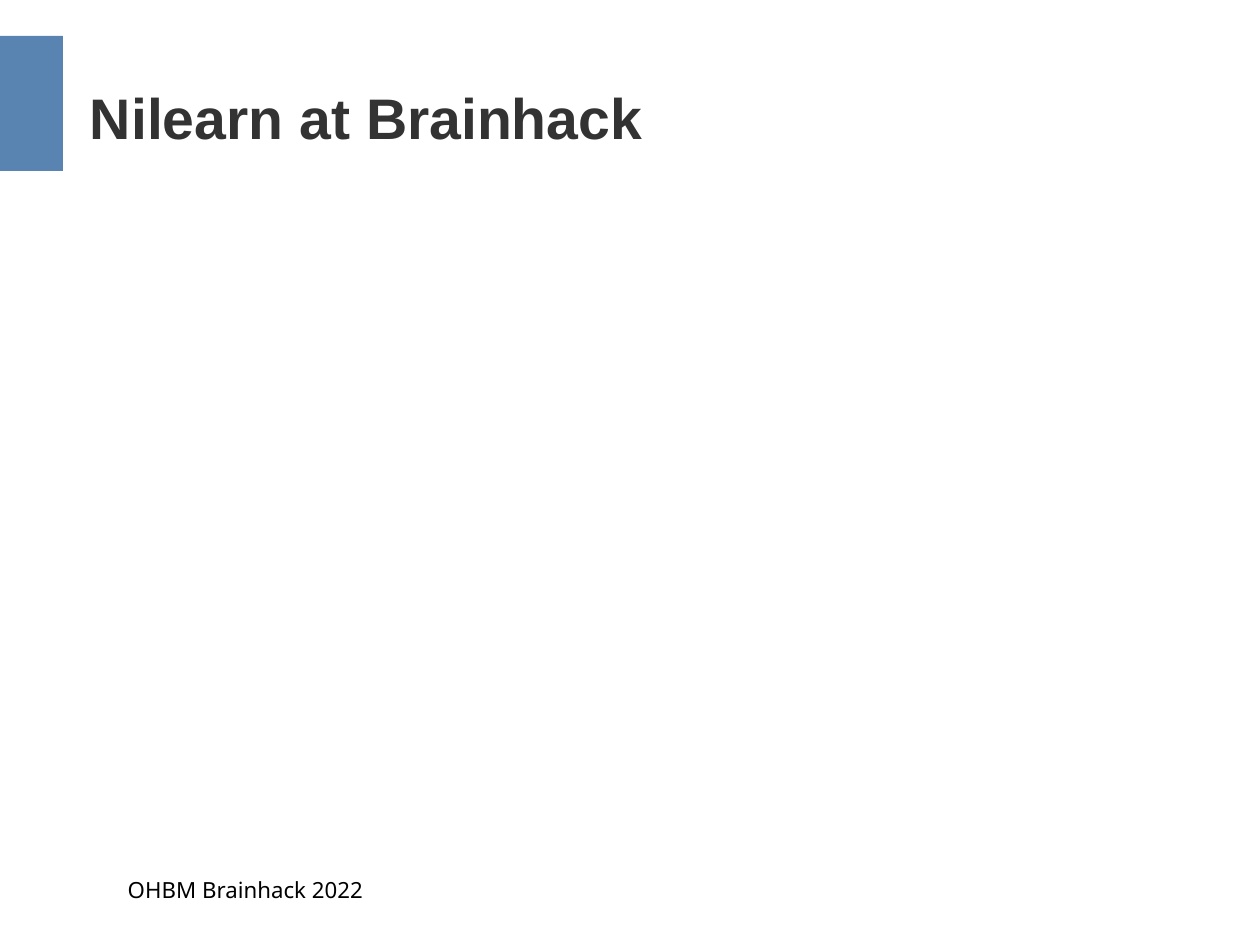
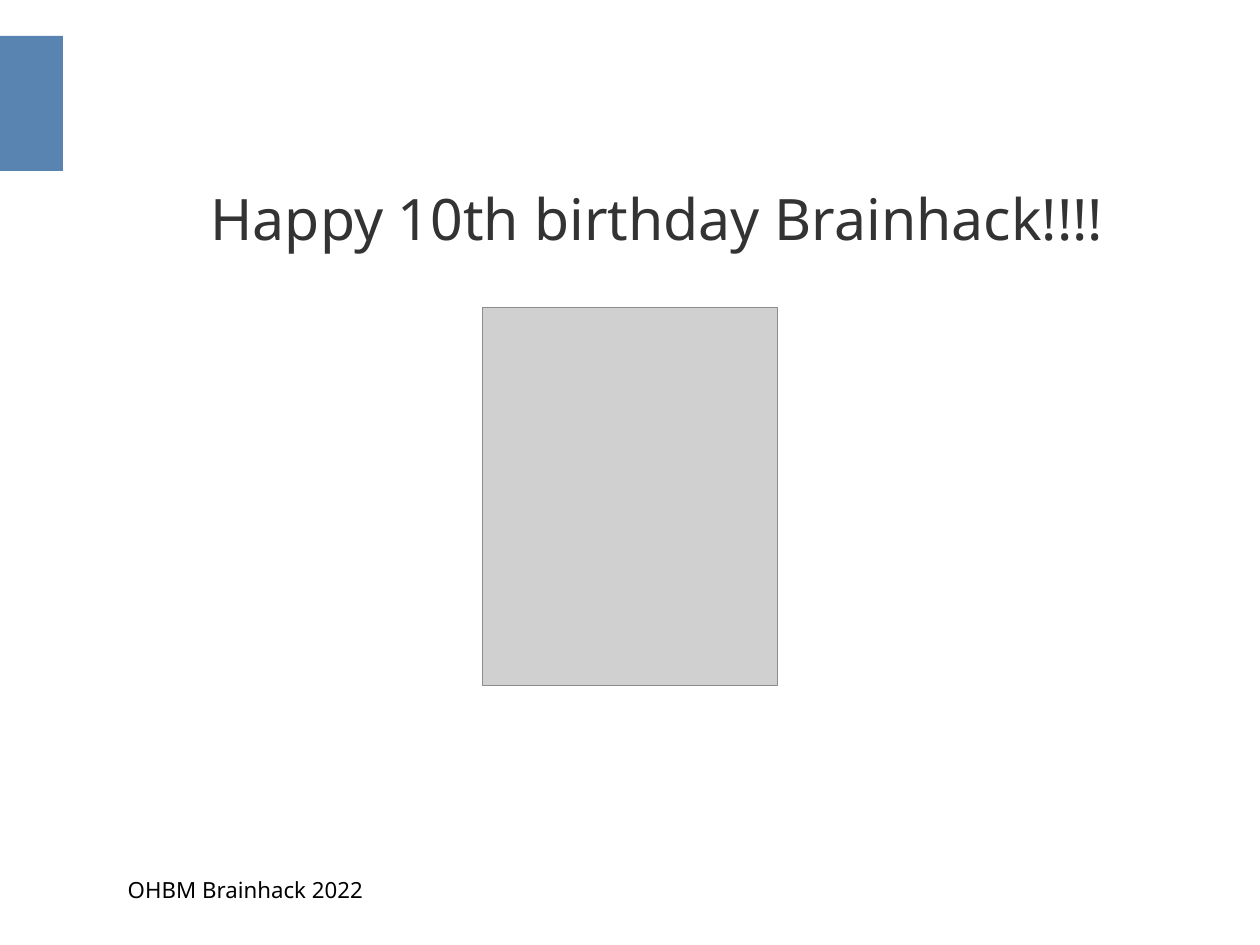
Before and after one commit to ymzayek/nilearn-materials, a slide deck: slide 6 of OHBMBrainhack2022/NilearnBrainhack2022.odp (slide 7 before the commit). Drawn at 1260x945 pixels with LibreOffice and Linux fonts; fonts in the diff are those of the drawing; grey boxes stand for pictures. Boxes give left, top, right and bottom in pixels: in the first picture for what was removed or moved away, otherwise in the second. Text is boxed around its words. In the diff, an @@ line names an element or a change of style, - is before the commit and + after.

Commit message:
Update slides

```diff
--- a/OHBMBrainhack2022/NilearnBrainhack2022.odp
+++ b/OHBMBrainhack2022/NilearnBrainhack2022.odp
@@ title removed at box(90, 97, 642, 140) @@
-Nilearn at Brainhack
@@ text added at box(93, 183, 1167, 263), outline #FFFFFF 0 pt, 36 pt, text #333333 @@
+Happy 10th birthday Brainhack!!!!
@@ picture added at box(483, 308, 779, 686) @@
```
Also in this commit, not shown: 1 other slide changed, 2 slides removed, 1 other file.
